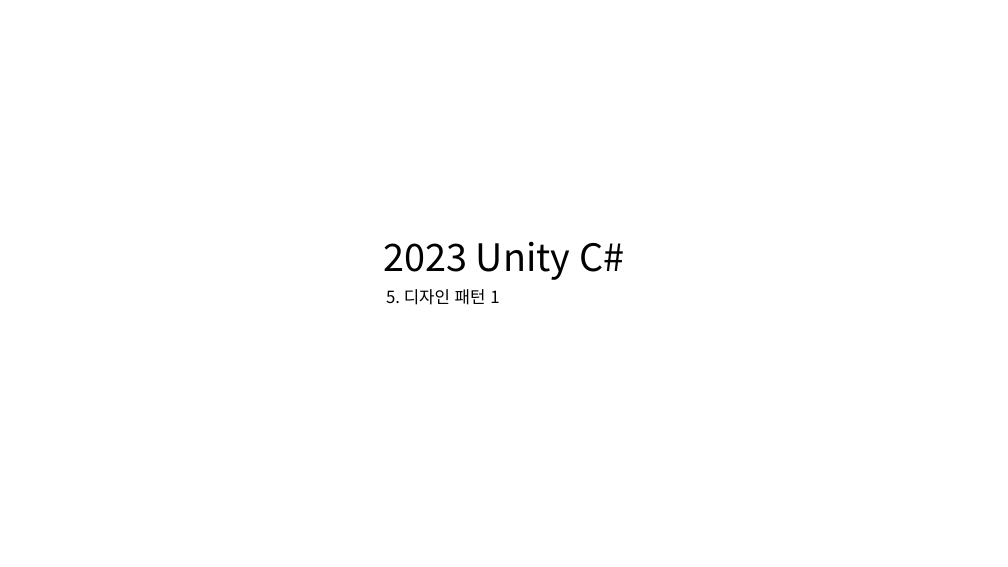
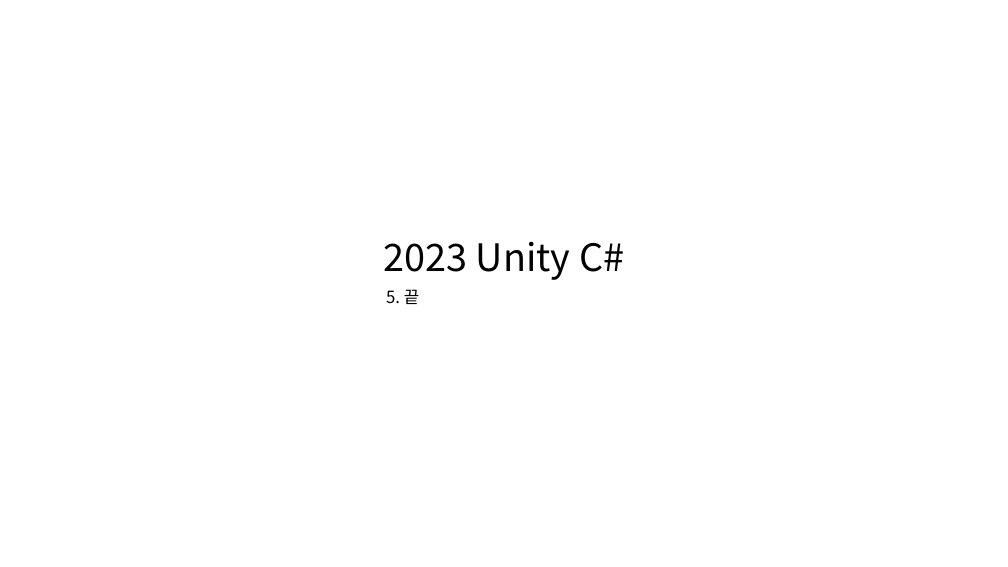
Before and after one commit to WooLyung/2023-Unity-CSharp, a slide deck: slide 44 of 5. 디자인 패턴 1.pptx. Drawn at 1008x567 pixels with LibreOffice and Linux fonts; fonts in the diff are those of the drawing. Boxes give left, top, right and bottom in pixels: in the first picture for what was removed or moved away, otherwise in the second. Text is boxed around its words. In the diff, an @@ line names an element or a change of style, - is before the commit and + after.

```diff
--- a/5. 디자인 패턴 1.pptx
+++ b/5. 디자인 패턴 1.pptx
@@ text at (386, 289, 419, 304): text changed @@
-5. 디자인 패턴 1
+5. 끝
```
Also in this commit, not shown: 2 other slides changed.
